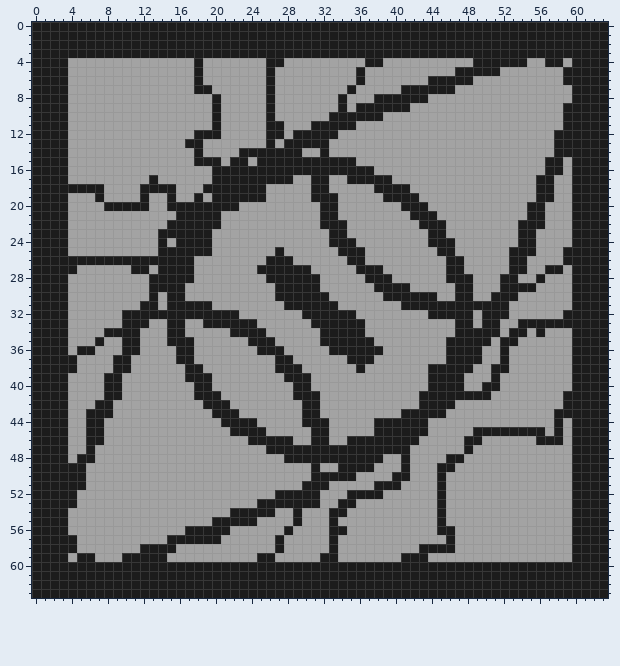
One commit to this pixel-art file: common/sliding_puzzle/tiles/main_tile/MainTile.aseprite. The first picture shows the starting point.
64x64 pixels, 1 frame.
After:
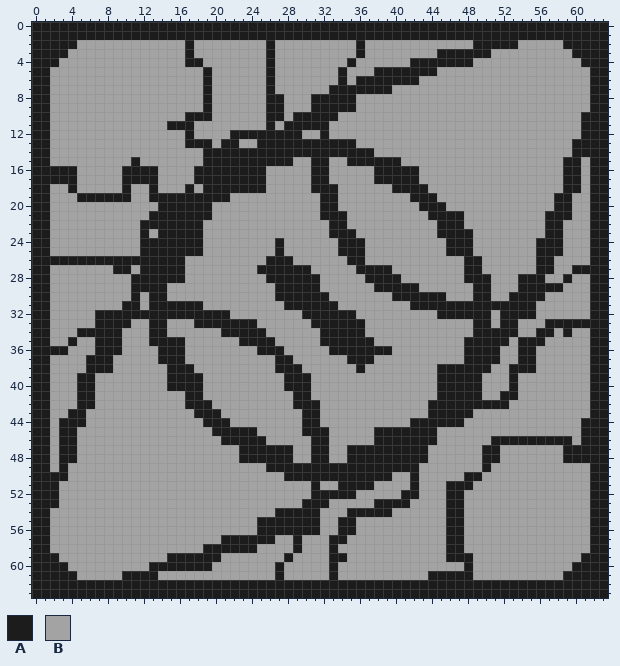
Palette (. is transparent): A #1c1c1c  B #a3a3a3
Change:
Changed rows in their new state; - is an unchanged pixel.
first column x 2:
 2 ---BBBBBBBBBBBB-BBBBBBBB-BBBBBBBBB-BBBBBBBBBBBB-----BBBBB---
 3 --BBBBBBBBBBBBB-BBBBBBBB-BBBBBBBBB-BBBBBBBB------BBBBBBBBB--
 4 -B-------------A---------B-------A-BB---AAAAAAABBBBBB--BB-B-
 5 BB--------------BA--------------A-B-AAAAAAA--BBBBB-------BBB
 6 BB--------------BA--------------A--AAAAAA-BBBBB----------BBB
 7 BB--------------B--------------AA-AAAA-BBBBBB-------------BB
 8 BB---------------AB------A---AAA-A--BBBBBB----------------BB
 9 BB---------------AB------A---AAA-ABBBBBB-----------------BBB
10 BB-------------AAAB------A-AAAA-BBBBB--------------------BB-
11 BB-----------AAA--B------BAAA--BBB-----------------------BB-
12 BB-------------ABBB-AAAA--A-BB-B------------------------BBB-
13 BB---------------A-AA--A-A-----AAA----------------------BB--
14 BB--------------BAAAA-------AA-AAAAA--------------------BB--
15 BB-------A------B--A--A----BB--BB-AAAAA----------------BBA-B
16 --A-----AAAA----AA------BBBBB--BBBBBAAAAA--------------BBA-B
17 --A-----AAA-----AA------BBB------BBB--AAA-------------BB-A-B
18 BB-BBB--A-B-BB-A---------------A----BB--AA------------BB-A-B
19 BB-AA-AAA-BAA-AA-A--BBBB-----B-------BBB-AA-----------BBAABB
20 BB----BBBBB-A-----BBB------------------BB-AA---------BB-AABB
21 BB---------AAA----B-------------A-------BB-AAA-------BBAAABB
22 BB--------AAA----BB-----------B----------BB-AA------BBBAA-BB
23 BB--------A------B---------------A--------B-AAA-----BB-AA-BB
24 BB--------AA-A---B-------A-----B--A-------BB-AA-----BBAAA-BB
25 BB--------AA-----B-------------------------B-AA----BBBAAABBB
26 ---------------B----------------------------BBAA---BB-AA-BBB
27 BBB----AAB-A---B---------------------A------BBAA---BB-A-B---
28 BB-------AA----B----------------------A-----BB-AA-BBAA---ABB
29 BB-------AA--BB-------------------------A----BBAA-BB--AAA-BB
30 BB-------A--ABB----------------------B-----A-BBAABB-AAA---BB
31 BB------AAB-A----B---------------------B-----------AAA----BB
32 BB---AAA------------B---------------------B----A-B-AAA---BBB
33 BB---AAA-BBAABB-A----------------------------BBA-BAABBB-----
34 BB-AAA--BB-AABB----A-------------------------BB---A-B--A-ABB
35 BBA---AABB-AA--B-----A----------------------BB---A-BAAA---BB
36 ---BBAAABB--AA-B---------------------A------BB--AAB-AA----BB
37 BBB-AAABB---AA-B----------------------------BB--AAB-AA----BB
38 BBB-AAABB----AA-B-------------------------B----AABBAAA----BB
39 BB-AA-BB-----AA--B------------------------B---AA-B-A------BB
40 BB-AA-BB-----AAA-B--------A---------------B---AABB-A------BB
41 BB-AA-BB-------A-BB----------B-----------BB-----B-AA-----BBB
42 BB-AABB--------AA-BB-------A-------------B---AAAAAA------BBB
43 BBAABBB---------AA-BB------------------BBB--AAA---------BBBB
44 B-AABB-----------AA-BBB-------B-----BBBB--AAAA----------B-B-
45 B-A-BB------------AA---B----A-------------A----BBBBBBBB-B-B-
46 B-A-BB-------------AAA--BBB------BBB-----AA---BB-AAAAA---AB-
47 B-A-B----------------AAA---BB--BB-------AA----B-AA-------A--
48 B-ABB----------------AAAAA-BB--BB----AA-AA--BB--AA-------A--
49 B-BB--------------------AAAAA-AA----AAA-A--BB---A---------BB
50 --BB----------------------AAA-----AAAABBA--B--AA----------BB
51 -BBB------------------------B-B-AAAABBB-A--BAAA-----------BB
52 -BB----------------------BBBB-AAA-BBB--AA--BAA------------BB
53 -BB--------------------BBBBB--A-BB--AAAA---BAA------------BB
54 BB------------------BBBBBAA-AA-BBAAAAA-----BAA------------BB
55 BB----------------BBBBBAAAA-AA-BAA---------BAA------------BB
56 BB-------------BBBBB---AAA-AAA-B-A---------B-A------------BB
57 BBB----------BBBBBBAAAAAAB-A----A------------A------------BB
58 BBB-------BBBB---AAAAAA--B-A-------------BBB-A------------BB
59 -B-BB---BBBBBAAAAAA----BB-A---B-A------BBB--AAA-----------B-
60 --BBBBBBBBB-------BBBBBBB-BBBBB-BBBBBBBBBBBBBB-BBBBBBBBBBB--
61 ---BBBBB----BBBBBBBBBBBBB-BBBBB-BBBBBBBBBB-----BBBBBBBBBB---
Changed places in both pictures, as pixel boxes (x1, y1, x2, y2):
changed: (50, 40, 590, 580)
